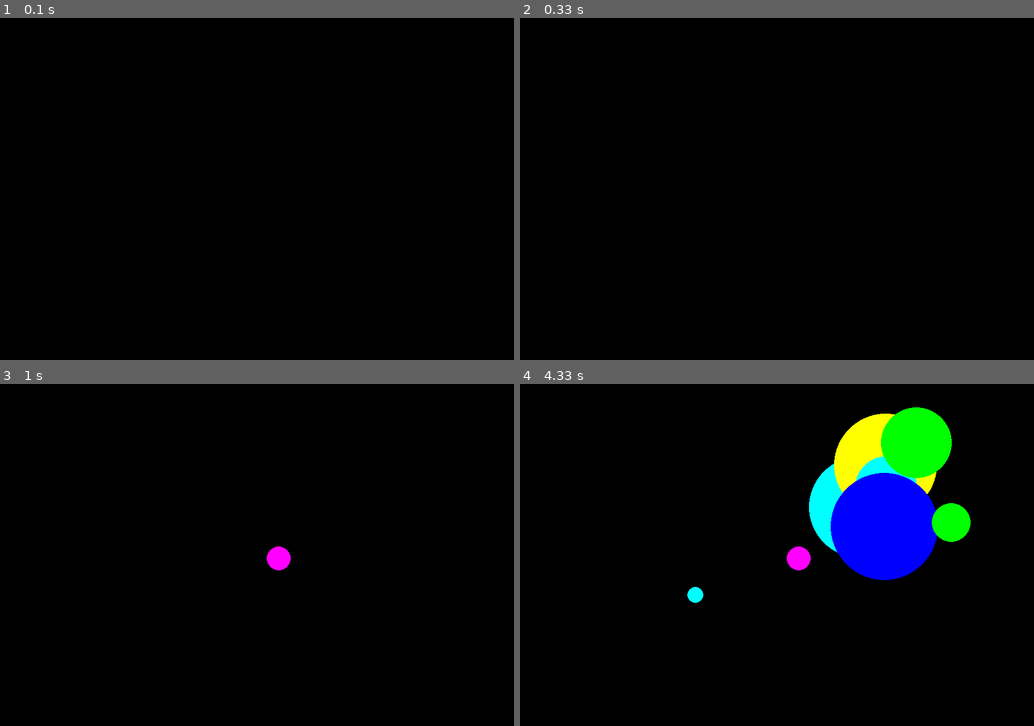
Above: before the commit, frames 1-4 (two rows, left to right).
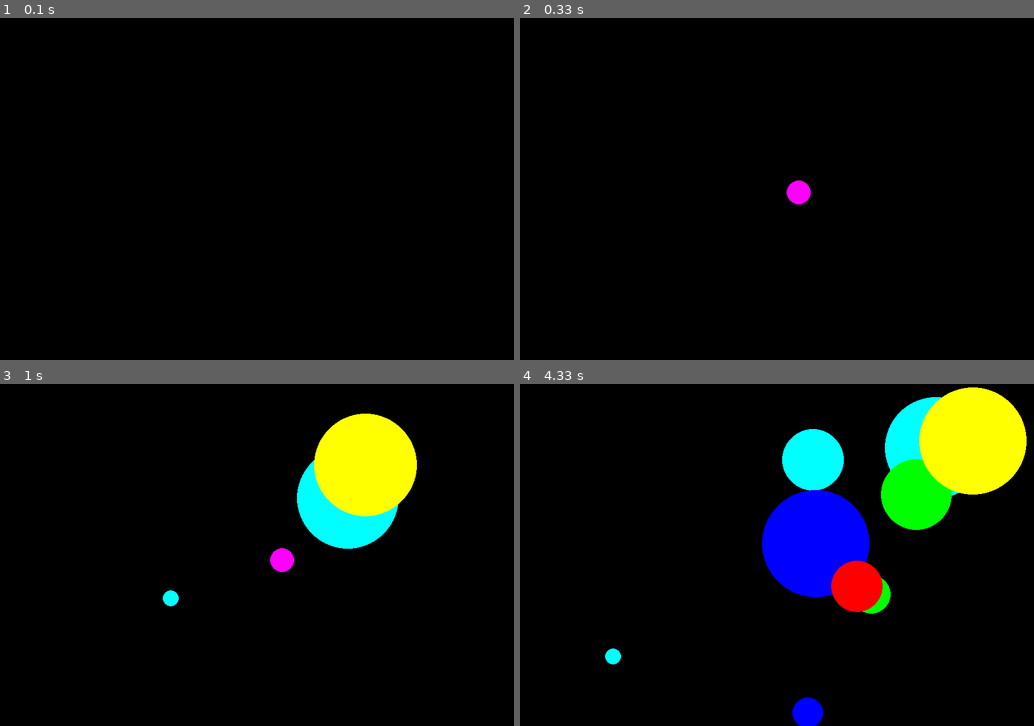
Above: after the commit, the same moments.

Repository: dzinty/infa_2021_petukhova
Game: pygame game, started from 04_catch_the_ball/2_game.py
Same seed, same stepped clock (60 frames per second), same inputs: the game is played once before the commit and once after it.
Inputs (mouse positions are in pixels of both pictures, inside the frame that each line leads up to):
- Up to frame 1 (0.1 s): no input
- Up to frame 2 (0.33 s): no input
- Up to frame 3 (1 s): click (257, 555) at 0.43 s
- Up to frame 4 (4.33 s): move the mouse to (854, 435) at 1.17 s; click (854, 435) at 1.4 s

Frame 1 is identical in both runs. In frame 2, 0.3% of the frame differs, in the area x 51-57%, y 47-55%; in frame 3, 7.0%; in frame 4, 20%, in the area x 16-99%, y 1-100%.

Commit message:
Добавлено движение шариков с отражением от стен

Diff:
--- a/04_catch_the_ball/2_game.py
+++ b/04_catch_the_ball/2_game.py
@@ -3,8 +3,10 @@
 from random import randint
 pygame.init()
 
-FPS = 2
-screen = pygame.display.set_mode((900, 600))
+FPS = 5
+X_SIZE = 900
+Y_SIZE = 600
+screen = pygame.display.set_mode((X_SIZE, Y_SIZE))
 
 RED = (255, 0, 0)
 BLUE = (0, 0, 255)
@@ -14,18 +16,19 @@
 CYAN = (0, 255, 255)
 BLACK = (0, 0, 0)
 COLORS = [RED, BLUE, YELLOW, GREEN, MAGENTA, CYAN]
-balls = [] #массив координат шариков
+balls = [] #массив параметров шариков
 N = 0 #количество очков
 
 def new_ball():
     '''рисует новый шарик и возвращает его координаты и цвет'''
-    global x, y, r
     x = randint(100, 800)
     y = randint(100, 500)
     r = randint(10, 100)
+    Vx = randint(-10, 10)
+    Vy = randint(-10, 10)
     color = COLORS[randint(0, 5)]
     circle(screen, color, (x, y), r)
-    return (x, y, r), color
+    return [x, y, r], color, [Vx, Vy]
 
 def mouse_xy(event):
     '''Возвращает координаты мыши'''
@@ -37,10 +40,32 @@
     '''
     Рисует шарик по его параметрам (цвет, x, y, r)
     '''
-    color = balls[i][1]
-    (X, Y) = (balls[i][0][0], balls[i][0][1])
-    r = balls[i][0][2]
+    color = params[1]
+    (X, Y) = (params[0][0], params[0][1])
+    r = params[0][2]
     circle(screen, color, (X, Y), r)
+
+def move_ball(params, i):
+    '''Двигает шарики'''
+    (X, Y) = (params[0][0], params[0][1])
+    (Vx, Vy) = (params[2][0], params[2][1])
+    r = params[0][2]
+    X += Vx
+    Y += Vy
+
+    if X>X_SIZE-r or X<r:
+        Vx = -Vx
+
+    if Y>Y_SIZE-r or Y<r:
+        Vy = -Vy
+
+    balls[i][0][0] = X
+    balls[i][0][1] = Y
+    balls[i][2][0] = Vx
+    balls[i][2][1] = Vy
+
+
+
 
 def check_click(xyr, xy):
     '''
@@ -65,9 +90,6 @@
             finished = True
             print(N)
         elif event.type == pygame.MOUSEBUTTONDOWN:
-            #print(check_click(balls[len(balls)-1], mouse_xy(event)))
-            #print(balls[len(balls)-1])
-            #print(mouse_xy(event))
             i = 0
             while i < len(balls):
                 if check_click(balls[i][0], mouse_xy(event)):
@@ -75,12 +97,13 @@
                     print(N)
                     balls.pop(i)
                 i += 1
-    #balls = []
-    for i in range(1):
+
+    if len(balls) < 10:
         balls.append(new_ball())
     pygame.display.update()
     screen.fill(BLACK)
     for i in range(len(balls)):
+        move_ball(balls[i], i)
         draw_ball(balls[i])
 
 
